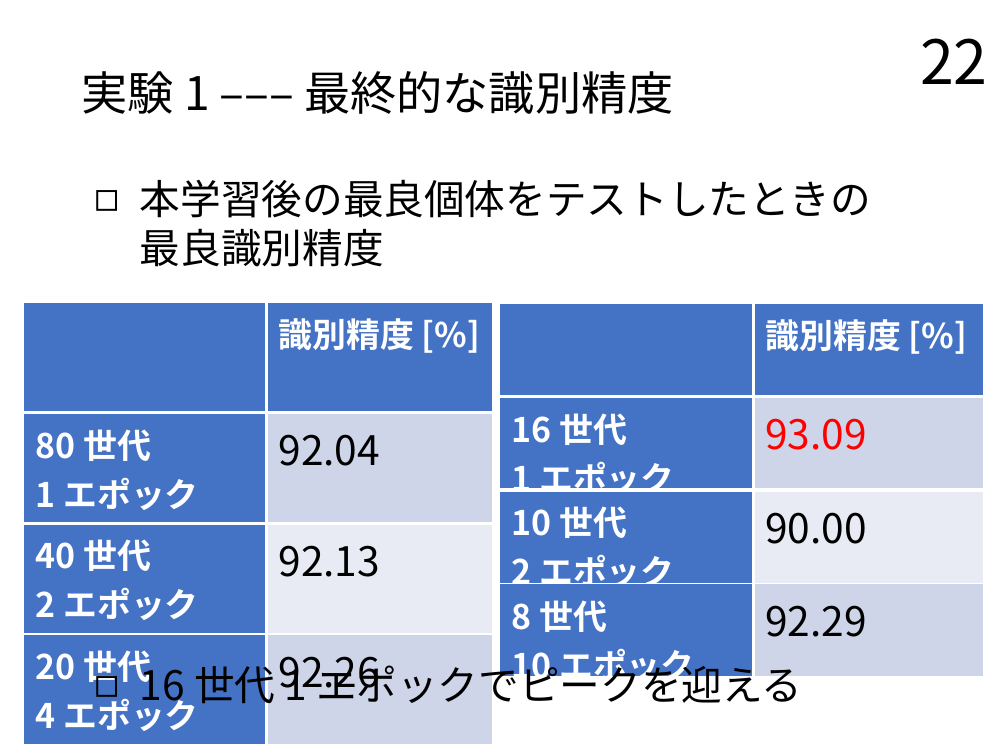
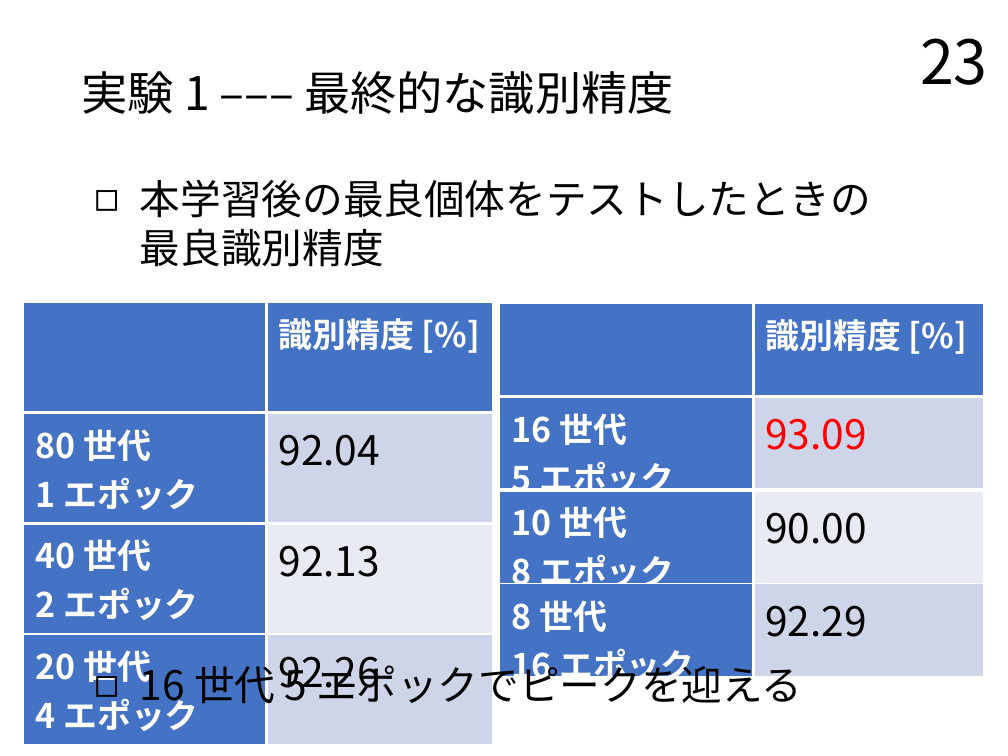
Before and after one commit to TairaTomotaka/kadai, a slide deck: slide 23 of prsn/20230124_prsn_taira.pptx (slide 22 before the commit). Drawn at 1008x756 pixels with LibreOffice and Linux fonts; fonts in the diff are those of the drawing. Boxes give left, top, right and bottom in pixels: in the first picture for what was removed or moved away, otherwise in the second. Text is boxed around its words. In the diff, an @@ line names an element or a change of style, - is before the commit and + after.

Commit message:
2023/01/21/02:19

```diff
--- a/prsn/20230124_prsn_taira.pptx
+++ b/prsn/20230124_prsn_taira.pptx
@@ page number at (x1=920, y1=38, x2=988, y2=85): text changed @@
-22
+23
@@ table at (x1=500, y1=303, x2=985, y2=691) @@
-row 2, column 1: 16 世代 / 1 エポック
+row 2, column 1: 16 世代 / 5 エポック
-row 3, column 1: 10 世代 / 2 エポック
+row 3, column 1: 10 世代 / 8 エポック
-row 4, column 1: 8 世代 / 10 エポック
+row 4, column 1: 8 世代 / 16 エポック
@@ text at (x1=140, y1=659, x2=802, y2=712): text changed @@
-◻ 16 世代 1 エポックでピークを迎える
+◻ 16 世代 5 エポックでピークを迎える
```
Also in this commit, not shown: 2 other slides changed, 1 slide added.
